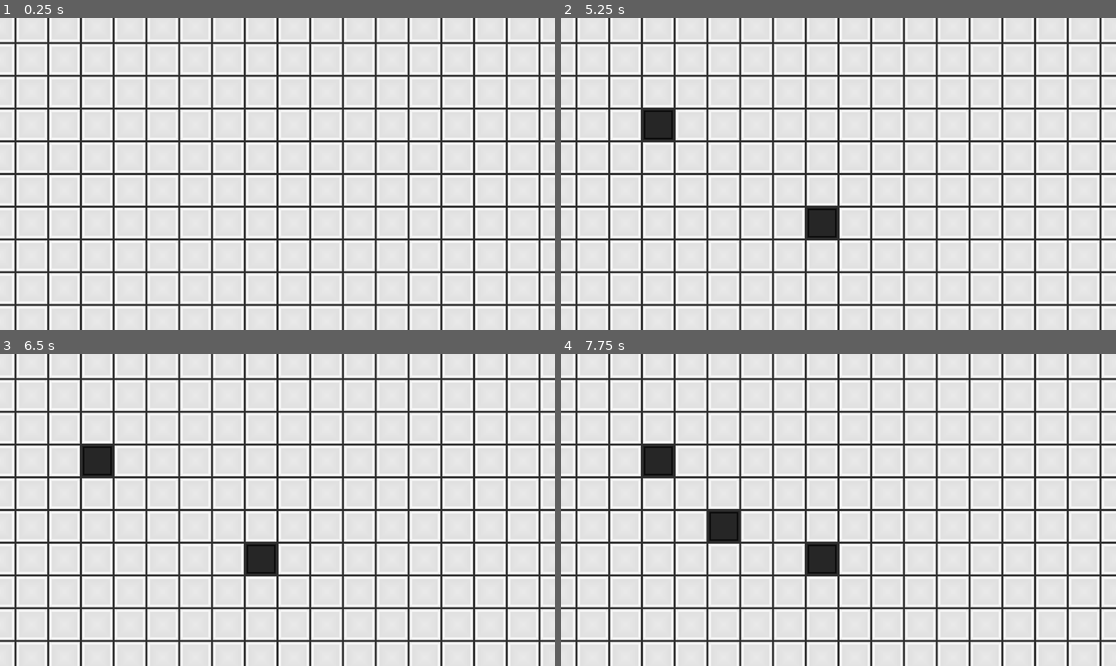
Above: before the commit, frames 1-4 (two rows, left to right).
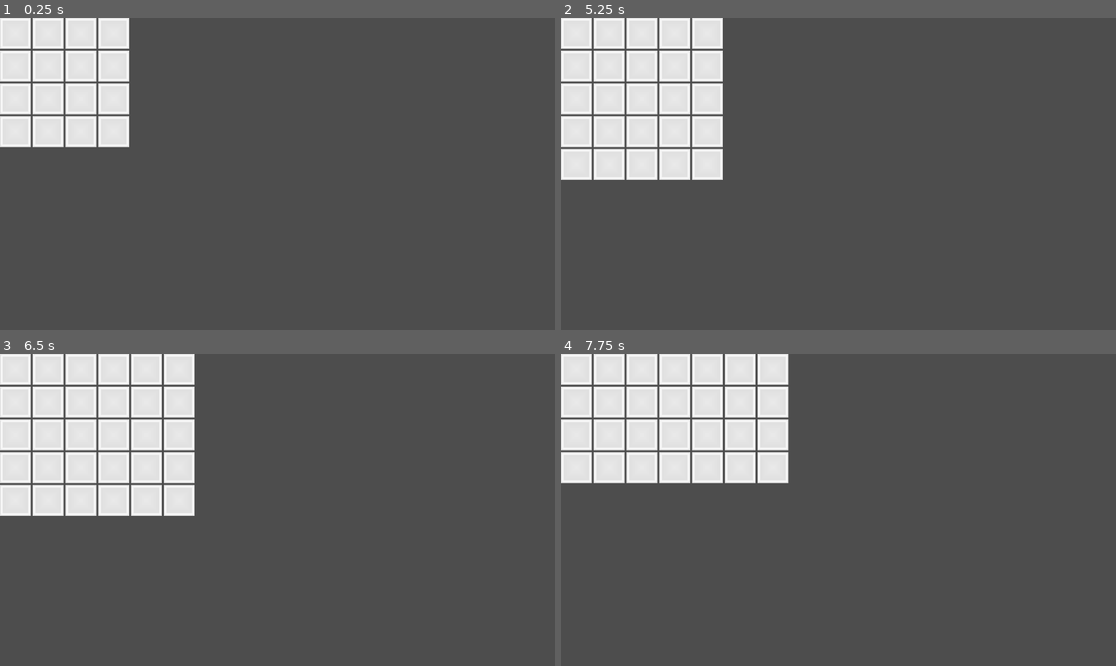
Above: after the commit, the same moments.

Repository: robotabc773/Brackeys2024.1
Game: Godot game, scene res://scenes/editor.tscn
Two runs of this game, one before a commit and one after it. Both use one fixed random seed, a clock stepped at 60 frames per second and the inputs below. Before the commit the project starts from res://scenes/test.tscn.
Inputs (mouse positions are in pixels of both pictures, inside the frame that each line leads up to):
- Up to frame 1 (0.25 s): no input
- Up to frame 2 (5.25 s): tap Enter at 0.5, 2, 3.5 s; hold D 0.53-1.28 s; tap C every 0.75 s from 0.6 to 5.1 s; click (838, 174) at 0.67 s; tap Space at 1.25, 2.75, 4.25 s; move the mouse to (727, 189) at 1.27 s; hold S 1.28-2.03 s; move the mouse to (894, 105) at 2.02 s; hold D 2.03-2.78 s; move the mouse to (810, 236) at 2.77 s; hold W 2.78-3.53 s; click (810, 236) at 2.92 s; move the mouse to (1005, 220) at 3.52 s; hold A 3.53-5.03 s; move the mouse to (672, 127) at 4.27 s; move the mouse to (866, 174) at 5.02 s; hold S from 5.03 s (still down); click (866, 174) at 5.17 s
- Up to frame 3 (6.5 s): move the mouse to (194, 432) at 5.77 s; release S at 5.78 s; hold D from 5.78 s (still down); tap C at 5.85 s
- Up to frame 4 (7.75 s): move the mouse to (960, 494) at 6.52 s; release D at 6.53 s; hold W 6.53-7.28 s; tap C at 6.6, 7.35 s; move the mouse to (727, 525) at 7.27 s; hold D from 7.28 s (still down); click (727, 525) at 7.42 s

The runs differ from the first frame. In frame 1, 91% of the frame differs, in the area x 0-100%, y 0-100%; in frame 2, 88%; in frame 3, 86%; in frame 4, 87%.

Commit message:
web build

Diff:
--- a/project.godot
+++ b/project.godot
@@ -11,7 +11,7 @@
 [application]
 
 config/name="Doors"
-run/main_scene="res://scenes/test.tscn"
+run/main_scene="res://scenes/editor.tscn"
 config/features=PackedStringArray("4.2", "Forward Plus")
 config/icon="res://icon.svg"
 
Not shown, added: web/.gdignore
Binary file added: web/Doors.apple-touch-icon.png
Binary file added: web/Doors.icon.png
Binary file added: web/Doors.png
Not shown, added: web/Doors.audio.worklet.js
Not shown, added: web/Doors.html
Not shown, added: web/Doors.js
Not shown, added: web/Doors.pck
Not shown, added: web/Doors.wasm
Not shown, added: web/Doors.worker.js
